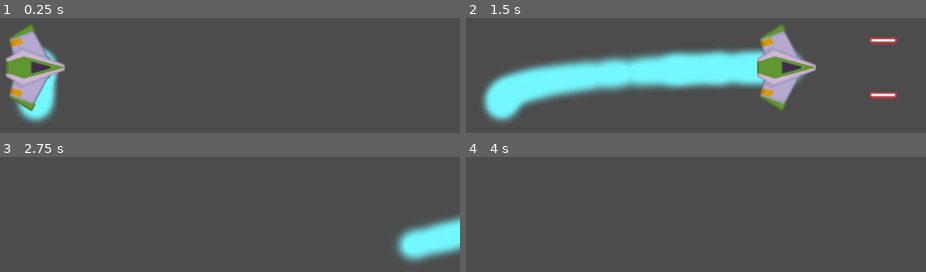
Above: before the commit, frames 1-4 (two rows, left to right).
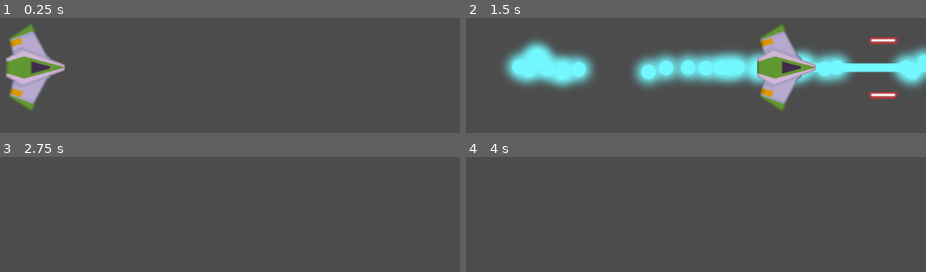
Above: after the commit, the same moments.

Repository: ismael29h/mete0rit0s-juego
Game: Godot game, scene res://Juego/Niveles/NivelTest.tscn
Same seed, same stepped clock (60 frames per second), same inputs: the game is played once before the commit and once after it.
Inputs:
- Up to frame 1 (0.25 s): no input
- Up to frame 2 (1.5 s): tap Enter at 0.5 s; hold W (mover_adelante) 0.53-1.28 s; tap Shift (disparo_secundario) at 0.6 s; tap Space (disparo_principal) at 1.35 s
- Up to frame 3 (2.75 s): tap Shift (disparo_secundario) at 1.55, 2.1 s; hold W (mover_adelante) from 2.03 s (still down)
- Up to frame 4 (4 s): tap A (mover_antihorario) at 2.85 s; tap Shift (disparo_secundario) at 3.05, 3.8 s; tap Space (disparo_principal) at 3.5 s; release W (mover_adelante) at 3.53 s; hold S (mover_atrás) from 3.53 s (still down)

The runs differ from the first frame. In frame 1, 2.1% of the frame differs, in the area x 3-13%, y 25-92%; in frame 2, 24%, in the area x 3-100%, y 19-92%; in frame 3, 4.3%; in frame 4, nothing differs.

Commit message:
Disparo secundario agregado, adaptado a opengl 2

Diff:
--- a/Juego/Naves/Player/Player.gd
+++ b/Juego/Naves/Player/Player.gd
@@ -46,3 +46,10 @@
 		canion.set_esta_disparando(true)
 	if Input.is_action_just_released("disparo_principal"):
 		canion.set_esta_disparando(false)
+
+	# disparo secundario
+	if Input.is_action_just_pressed("disparo_secundario"):
+		if laser.is_casting:
+			laser.set_is_casting(false)
+		else:
+			laser.set_is_casting(true)
--- a/Juego/Proyectiles/LaserBeam2D.gd
+++ b/Juego/Proyectiles/LaserBeam2D.gd
@@ -1,5 +1,10 @@
 # Nota: cambié el tipo "Particles2D" a "CPUParticles2D"
 # Mi tarjeta gráfica soporta opengl3, pero existen problemas con godot y amd
+# "emmiting" puesto en "false" dentro de:
+#		 "CastingParticles2D", "BeamParticles2D" y "CollisionParticles2D"
+#  línea 82: otra modificación
+# otros ajustes menores en el inspector
+
 
 class_name RayoLaser
 
@@ -25,6 +30,8 @@
 onready var casting_particles := $CastingParticles2D
 onready var collision_particles := $CollisionParticles2D
 onready var beam_particles := $BeamParticles2D
+onready var laser_sfx: AudioStreamPlayer2D = $LaserSFX
+
 
 onready var line_width: float = fill.width
 
@@ -45,9 +52,11 @@
 	if is_casting:
 		cast_to = Vector2.ZERO
 		fill.points[1] = cast_to
+		laser_sfx.play() # (...)
 		appear()
 	else:
 		collision_particles.emitting = false
+		laser_sfx.stop() # (...)
 		disappear()
 
 	set_physics_process(is_casting)
@@ -70,8 +79,11 @@
 
 	fill.points[1] = cast_point
 	beam_particles.position = cast_point * 0.5
-	beam_particles.process_material.emission_box_extents.x = cast_point.length() * 0.5
+	# original:
+	# beam_particles.process_material.emission_box_extents.x = cast_point.length() * 0.5
 
+	# adaptado a "CPUParticles2D", (emission_shape establecido en "Box" también)
+	beam_particles.emission_rect_extents.x = cast_point.length() * 0.5
 
 func appear() -> void:
 	if tween.is_active():
--- a/Juego/Proyectiles/LaserBeam2D.tscn
+++ b/Juego/Proyectiles/LaserBeam2D.tscn
@@ -1,7 +1,8 @@
-[gd_scene load_steps=3 format=2]
+[gd_scene load_steps=4 format=2]
 
 [ext_resource path="res://Juego/Proyectiles/LaserBeam2D.gd" type="Script" id=1]
 [ext_resource path="res://Juego/Proyectiles/glowing_circle.png" type="Texture" id=2]
+[ext_resource path="res://Juego/Sonidos/Audio/PlayerLaserSecundario.ogg" type="AudioStream" id=3]
 
 [node name="LaserBeam2D" type="RayCast2D"]
 enabled = true
@@ -22,25 +23,43 @@
 [node name="CastingParticles2D" type="CPUParticles2D" parent="."]
 modulate = Color( 1.5, 1.5, 1.5, 1 )
 show_behind_parent = true
+emitting = false
 lifetime = 0.3
 local_coords = false
 texture = ExtResource( 2 )
+gravity = Vector2( 0, 0 )
+initial_velocity = 25.0
+initial_velocity_random = 1.0
 
 [node name="BeamParticles2D" type="CPUParticles2D" parent="."]
 modulate = Color( 1.5, 1.5, 1.5, 1 )
+emitting = false
 amount = 50
 preprocess = 1.0
 randomness = 1.0
 local_coords = false
 draw_order = 1
 texture = ExtResource( 2 )
+emission_shape = 2
+emission_rect_extents = Vector2( 1, 1 )
+gravity = Vector2( 0, 0 )
+initial_velocity = 25.0
+initial_velocity_random = 1.0
 
 [node name="CollisionParticles2D" type="CPUParticles2D" parent="."]
 modulate = Color( 1.5, 1.5, 1.5, 1 )
 show_behind_parent = true
+emitting = false
 amount = 16
 lifetime = 0.3
 local_coords = false
 texture = ExtResource( 2 )
+gravity = Vector2( 0, 0 )
+initial_velocity = 25.0
+initial_velocity_random = 1.0
 
 [node name="Tween" type="Tween" parent="."]
+
+[node name="LaserSFX" type="AudioStreamPlayer2D" parent="."]
+stream = ExtResource( 3 )
+bus = "DisparoSFX"
Not shown, added: Juego/Sonidos/Audio/PlayerLaserSecundario.ogg.import
Not shown, added: Juego/Sonidos/Audio/PlayerLaserSecundario.ogg
